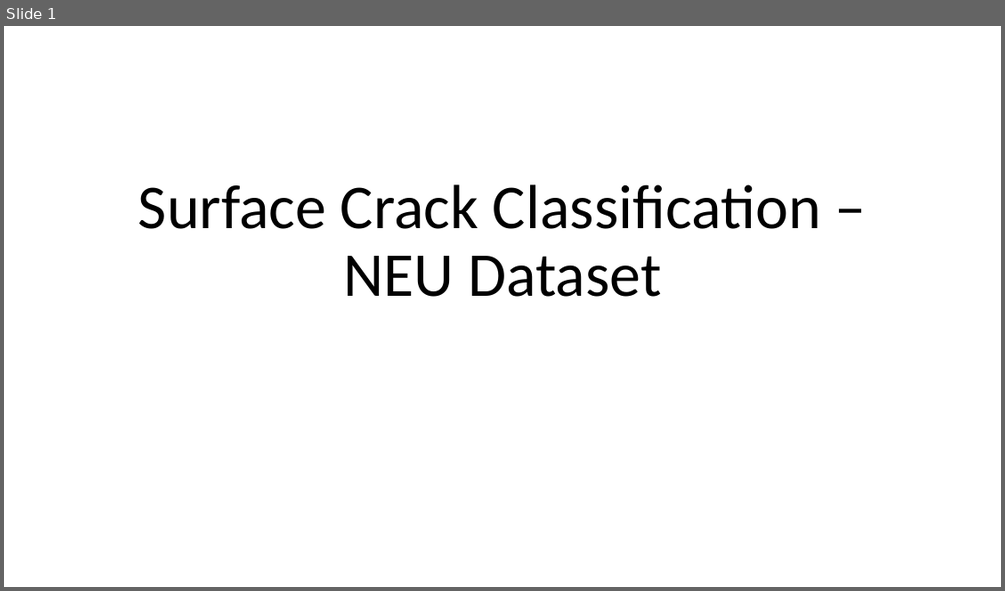
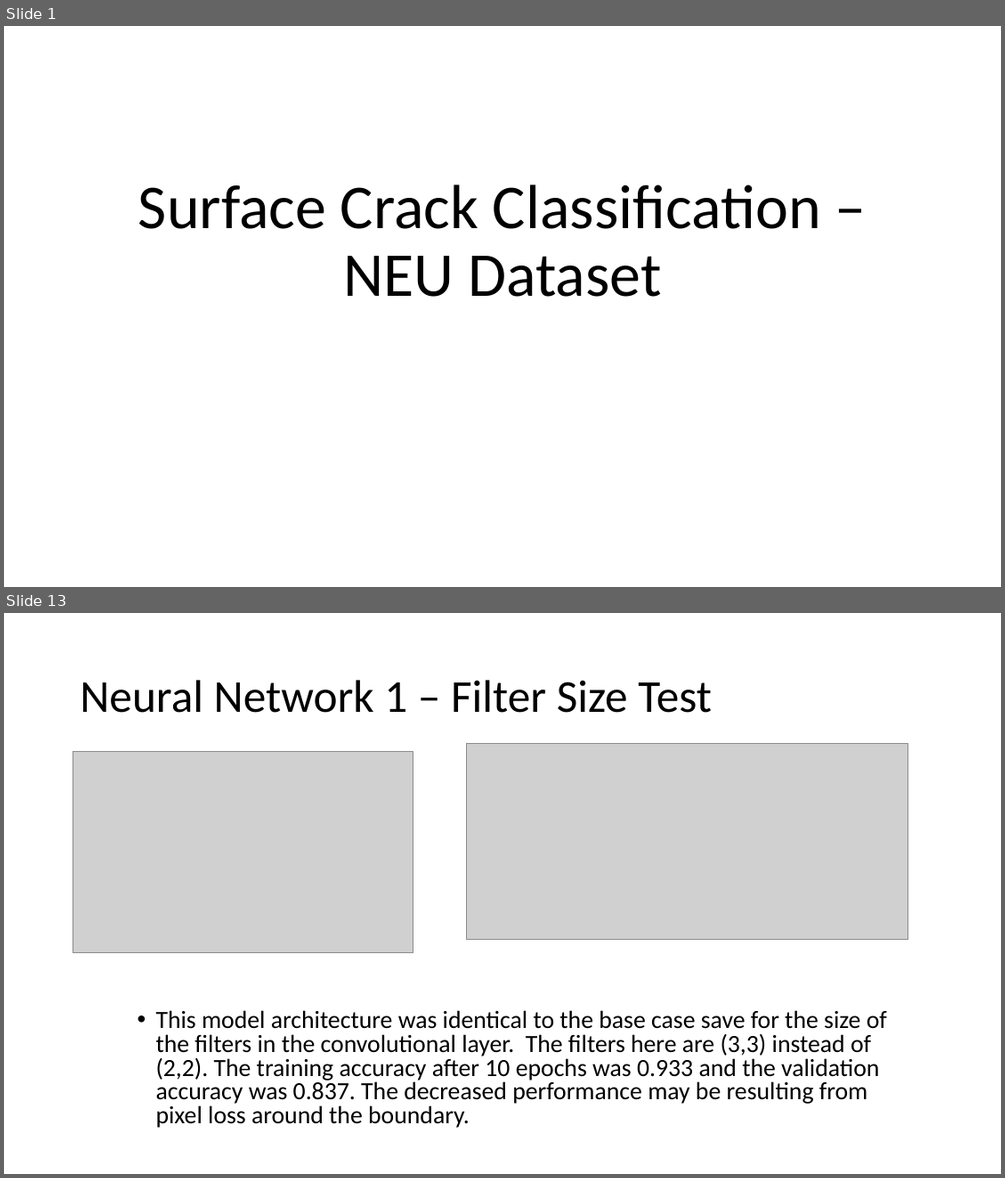
Before and after one commit to M-Matrona/IBM-Machine-Learning-Course, a slide deck: Course_5_Deep_Learning/Surface Crack Classification Project Overview.pptx. Shown one above the other, each under a label of ours: slide 1 before the commit, slides 1 and 13 after it; the slides between them are not shown. The pictures are 1005x591 and 1005x1178 pixels, drawn with LibreOffice and Linux fonts; fonts in the diff are those of the drawing; grey boxes stand for pictures. Boxes give left, top, right and bottom in pixels: in the first picture for what was removed or moved away, otherwise in the second. Text is boxed around its words. In the diff, an @@ line names an element or a change of style, - is before the commit and + after.

```diff
--- a/Course_5_Deep_Learning/Surface Crack Classification Project Overview.pptx
+++ b/Course_5_Deep_Learning/Surface Crack Classification Project Overview.pptx
@@ slide 13 added at (4, 613, 1001, 1174), background #FFFFFF @@
@@ title added at (80, 680, 712, 713), 44 pt, text #000000 @@
+Neural Network 1 – Filter Size Test
@@ picture added at (467, 744, 909, 939) @@
@@ picture added at (73, 751, 413, 953) @@
@@ text added at (156, 1010, 887, 1127), 23.8 pt, text #000000 @@
+• This model architecture was identical to the base case save for the size of the filters in the convolutional layer. The filters here are (3,3) instead of (2,2). The training accuracy after 10 epochs was 0.933 and the validation accuracy was 0.837. The decreased performance may be resulting from pixel loss around the boundary.
```
Also in this commit, not shown: 17 other slides added, 1 slide removed, 16 other files.
